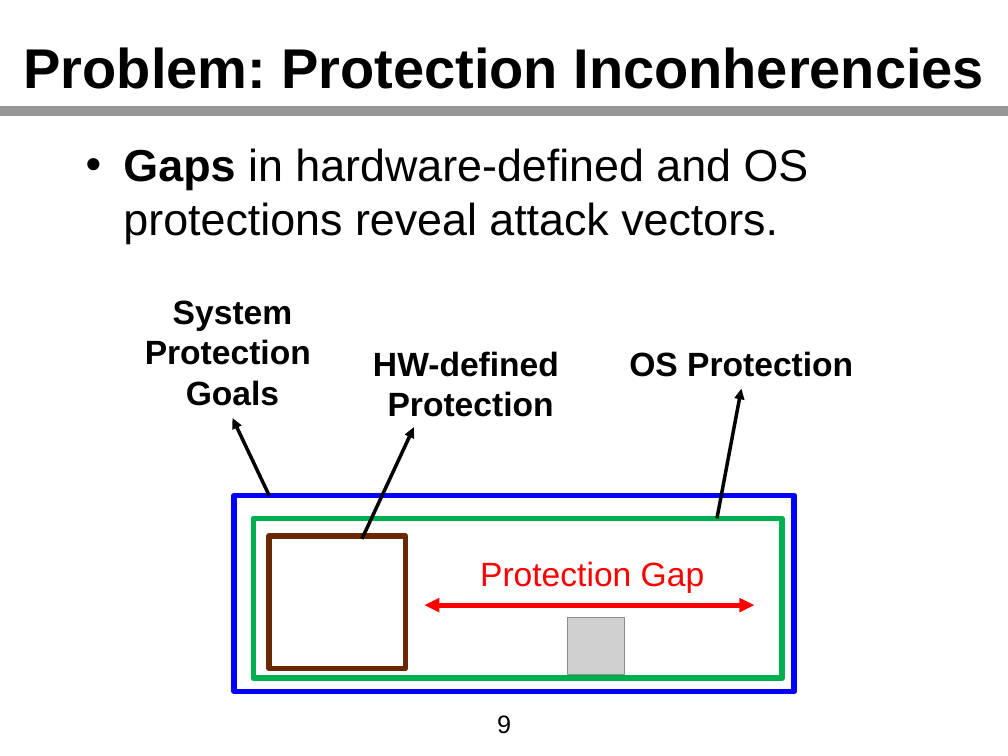
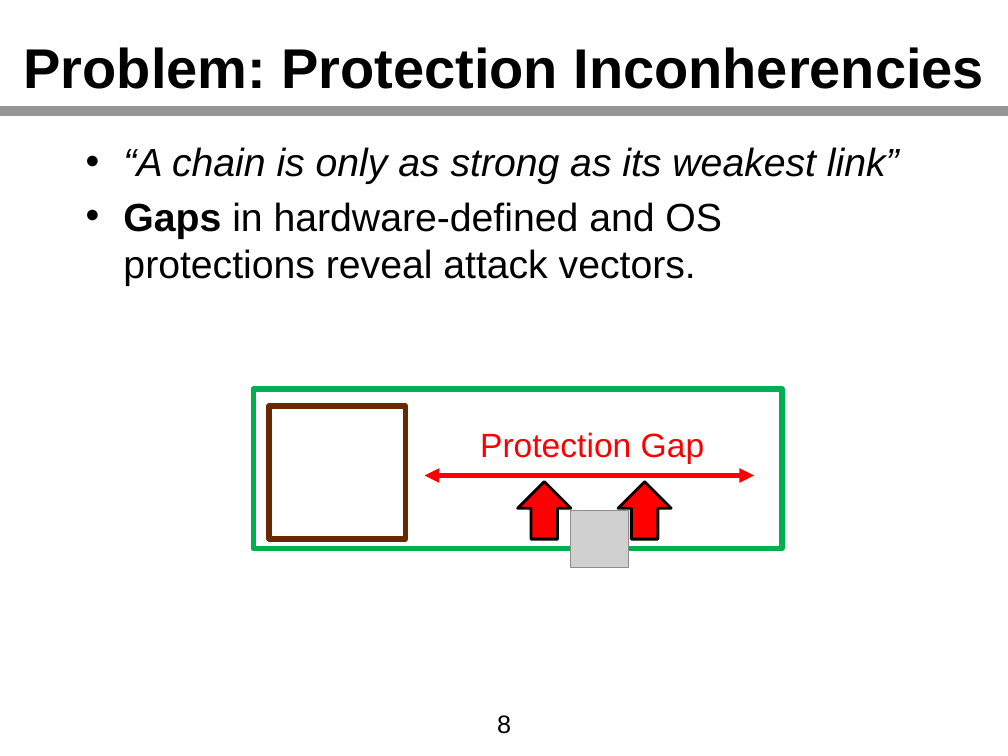
Before and after one commit to kha-dinh/kha-dinh.github.io, a slide deck: slide 8 of assets/pdf/thesis_slides.pptx (slide 9 before the commit). Drawn at 1008x756 pixels with LibreOffice and Linux fonts; fonts in the diff are those of the drawing; grey boxes stand for pictures. Boxes give left, top, right and bottom in pixels: in the first picture for what was removed or moved away, otherwise in the second. Text is boxed around its words. In the diff, an @@ line names an element or a change of style, - is before the commit and + after.

```diff
--- a/assets/pdf/thesis_slides.pptx
+++ b/assets/pdf/thesis_slides.pptx
@@ text at (123, 147, 899, 184): paragraph added @@
+• “A chain is only as strong as its weakest link”
@@ text at (123, 202, 722, 286): size 32 to 28 pt in "Gaps in hardware-defined and OS protections reveal ..." @@
@@ text removed at (145, 300, 311, 406) @@
-System Protection
-Goals
@@ text removed at (373, 351, 559, 417) @@
-HW-defined
-Protection
@@ text removed at (629, 351, 853, 377) @@
-OS Protection
@@ arrow removed from (717, 518) to (741, 389) @@
@@ arrow removed from (269, 496) to (233, 418) @@
@@ 2 rectangles, 1 text, 1 double arrow: place and size @@
-2 rectangles, 1 text, 1 double arrow at (253, 518, 781, 678)
+2 rectangles, 1 text, 1 double arrow at (253, 389, 781, 549)
@@ arrow removed from (362, 539) to (414, 427) @@
@@ rectangle removed at (234, 496, 794, 691) @@
@@ right arrow added at (517, 482, 571, 539), fill #FF0000, outline #000000 2 pt @@
@@ right arrow added at (618, 482, 671, 539), fill #FF0000, outline #000000 2 pt @@
@@ picture: place and size @@
-picture at (568, 617, 625, 674)
+picture at (571, 511, 628, 569)
@@ page number at (497, 715, 511, 734): text changed @@
-9
+8
```
Also in this commit, not shown: 19 other slides changed, 66 slides added, 18 slides removed, 1 other file.
